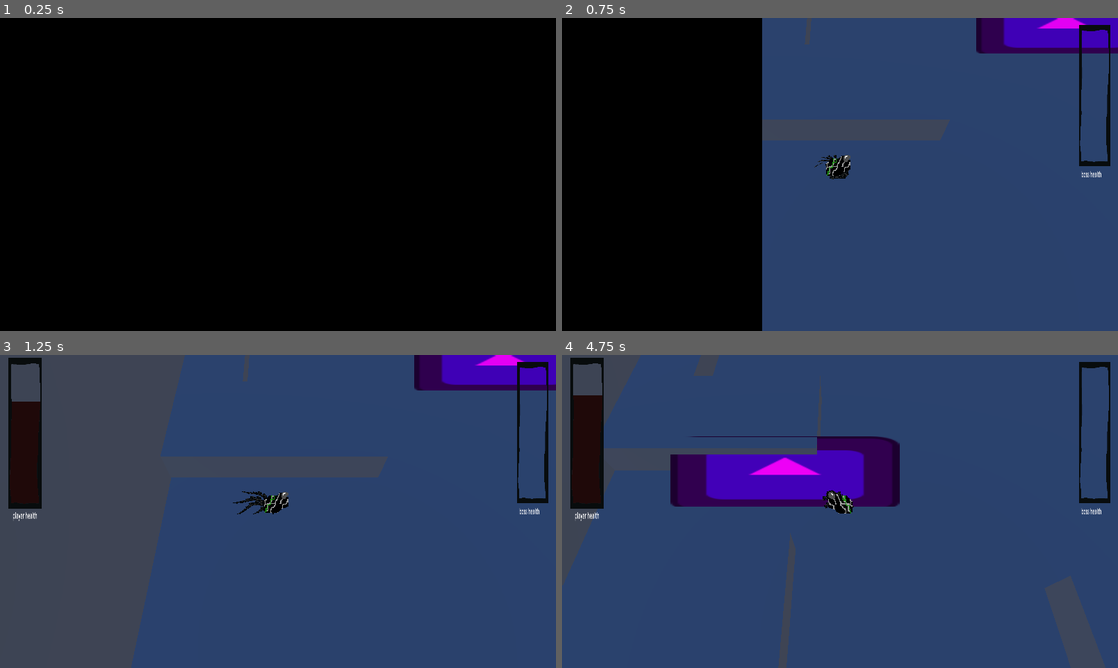
Above: before the commit, frames 1-4 (two rows, left to right).
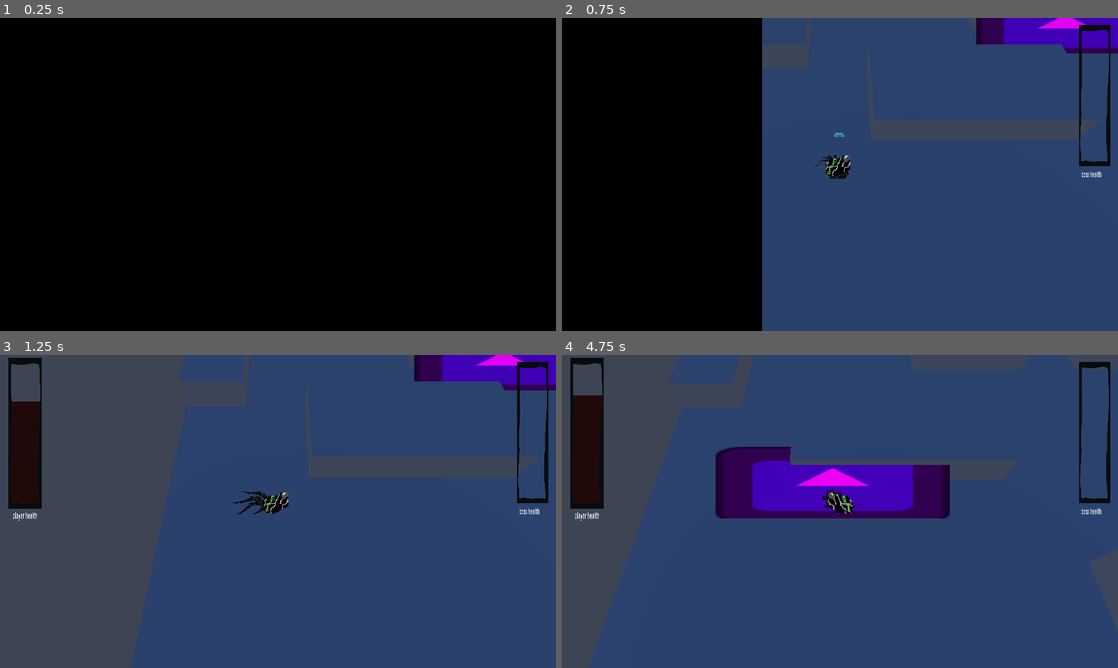
Above: after the commit, the same moments.

Repository: Area9579/Haustoria
Game: Godot game, scene res://Scenes/main.tscn
The game is run twice, just before and just after one commit, with the same random seed, the same clock (stepped at 60 frames per second) and the same inputs. The engine's default icon, where the game draws it, is replaced by a stand-in: a white triangle on a blue panel in a dark square.
Inputs (mouse positions are in pixels of both pictures, inside the frame that each line leads up to):
- Up to frame 1 (0.25 s): no input
- Up to frame 2 (0.75 s): move the mouse to (962, 158) at 0.52 s; press the mouse at (962, 158) at 0.53 s
- Up to frame 3 (1.25 s): no input
- Up to frame 4 (4.75 s): move the mouse to (728, 527) at 1.27 s; release the mouse at (728, 527) at 1.28 s; click (728, 527) at 1.35 s; move the mouse to (895, 442) at 2.02 s; press the mouse at (895, 442) at 2.03 s; right-click (895, 442) at 2.1 s; move the mouse to (812, 574) at 2.77 s; release the mouse at (812, 574) at 2.78 s; click (812, 574) at 2.85 s; move the mouse to (1006, 558) at 3.52 s; press the mouse at (1006, 558) at 3.53 s; move the mouse to (673, 464) at 4.27 s; release the mouse at (673, 464) at 4.28 s; right-click (673, 464) at 4.35 s; click (673, 464) at 4.55 s

Frame 1 is identical in both runs. In frame 2, 0.5% of the frame differs, in the area x 43-91%, y 8-38%; in frame 3, 1.0%; in frame 4, 18%, in the area x 0-70%, y 0-100%.

Commit message:
Level set up for initial feedback and testing

Diff:
--- a/Scenes/main.tscn
+++ b/Scenes/main.tscn
@@ -56,6 +56,12 @@
 [node name="MeshInstance3D" parent="NavigationRegion3D/World Objects" instance=ExtResource("5_tgqm2")]
 transform = Transform3D(2, 0, 0, 0, 1, 0, 0, 0, 8, -14, 0, -9)
 
+[node name="MeshInstance3D13" parent="NavigationRegion3D/World Objects" instance=ExtResource("5_tgqm2")]
+transform = Transform3D(2, 0, 0, 0, 1, 0, 0, 0, 8, 0, 0, -11)
+
+[node name="MeshInstance3D14" parent="NavigationRegion3D/World Objects" instance=ExtResource("5_tgqm2")]
+transform = Transform3D(-8.74228e-08, 0, -8, 0, 1, 0, 2, 0, -3.49691e-07, 7, 0, -8)
+
 [node name="MeshInstance3D7" parent="NavigationRegion3D/World Objects" instance=ExtResource("5_tgqm2")]
 transform = Transform3D(2, 0, 0, 0, 1, 0, 0, 0, 8, 14, 0, 3)
 
@@ -66,19 +72,19 @@
 transform = Transform3D(-8.74228e-08, 0, 8, 0, 1, 0, -2, 0, -3.49691e-07, -11, 0, -14)
 
 [node name="MeshInstance3D3" parent="NavigationRegion3D/World Objects" instance=ExtResource("3_s7ccd")]
-transform = Transform3D(-1.31134e-07, 0, 6, 0, 1, 0, -3, 0, -2.62268e-07, -12, 0, -3.5)
+transform = Transform3D(-1.31134e-07, 0, 6, 0, 1, 0, -3, 0, -2.62268e-07, -8, 0, -3.5)
 
 [node name="MeshInstance3D9" parent="NavigationRegion3D/World Objects" instance=ExtResource("3_s7ccd")]
-transform = Transform3D(-1.31134e-07, 0, 6, 0, 1, 0, -3, 0, -2.62268e-07, -0.5, 0, 3)
+transform = Transform3D(-1.31134e-07, 0, 6, 0, 1, 0, -3, 0, -2.62268e-07, -0.5, 0, 2)
 
 [node name="MeshInstance3D10" parent="NavigationRegion3D/World Objects" instance=ExtResource("3_s7ccd")]
-transform = Transform3D(3, 0, 0, 0, 1, 0, 0, 0, 6, 4, 0, 4.5)
+transform = Transform3D(3, 0, 0, 0, 1, 0, 0, 0, 6, 4, 0, 3.5)
 
 [node name="MeshInstance3D11" parent="NavigationRegion3D/World Objects" instance=ExtResource("3_s7ccd")]
-transform = Transform3D(3.93402e-07, 0, -6, 0, 1, 0, 3, 0, 7.86805e-07, -1, 0, 11.5)
+transform = Transform3D(3.93402e-07, 0, -6, 0, 1, 0, 3, 0, 7.86805e-07, -1, 0, 10.5)
 
 [node name="MeshInstance3D12" parent="NavigationRegion3D/World Objects" instance=ExtResource("3_s7ccd")]
-transform = Transform3D(-3, 0, -5.24537e-07, 0, 1, 0, 2.62268e-07, 0, -6, -5.5, 0, 10)
+transform = Transform3D(-3, 0, -5.24537e-07, 0, 1, 0, 2.62268e-07, 0, -6, -5.5, 0, 9)
 
 [node name="MeshInstance3D4" parent="NavigationRegion3D/World Objects" instance=ExtResource("3_s7ccd")]
 transform = Transform3D(3, 0, 0, 0, 1, 0, 0, 0, 10, -11, 0, 5.5)
@@ -88,6 +94,9 @@
 
 [node name="MeshInstance3D6" parent="NavigationRegion3D/World Objects" instance=ExtResource("3_bb7qa")]
 transform = Transform3D(4, 0, 0, 0, 1, 0, 0, 0, 4, 9, 0, -3)
+
+[node name="MeshInstance3D15" parent="NavigationRegion3D/World Objects" instance=ExtResource("3_bb7qa")]
+transform = Transform3D(4, 0, 0, 0, 1, 0, 0, 0, 4, -5, 0, -9)
 
 [node name="MobileEnemy" parent="." instance=ExtResource("6_u4pk0")]
 transform = Transform3D(1, 0, 0, 0, 1, 0, 0, 0, 1, 0, 0, -6.53397)
--- a/Scripts/player.gd
+++ b/Scripts/player.gd
@@ -9,7 +9,7 @@
 var clickPositionz
 var frozen = false
 
-const SPEED = 10.0 #used for launching speed
+const SPEED = 2.0 #used for launching speed
 const JUMP_VELOCITY = 4.5
 const BOUNCE_MULTIPLIER = 5.0 #how much the player bounces off surfaces
 const VELOCITY_MULTIPLIER = 30.0 #used to calculate how snappy the drag is
@@ -17,7 +17,7 @@
 var oldMousePosition: Vector3
 var oldGrabPosition: Vector2
 var oldPlayerPosition: Vector3
-var mouseVelocity: Vector3
+var launchVelocity: Vector3
 
 func _physics_process(delta: float) -> void:
 	$Limbs.rotation.y = getDirectionVector().angle()
@@ -40,11 +40,11 @@
 
 
 	if Input.is_action_pressed("Left Click"): #as you hold the mouse button drag the player
-		getMouseVelocity()
+		launch()
 		dragSelf()
 
 	if Input.is_action_just_released("Left Click") and dashCooldown.is_stopped():
-		velocity = mouseVelocity
+		velocity = launchVelocity
 		dashCooldown.start()
 
 	#move using velocity and check to bounce off surfaces
@@ -113,8 +113,8 @@
 	else:
 		return Vector2(getMouseWorldPosition().x-position.x,getMouseWorldPosition().z-position.z)
 
-func getMouseVelocity(): #gets the velocity of the mouse to launch the player in
-	mouseVelocity = -Vector3(Input.get_last_mouse_velocity().x/1000,0,Input.get_last_mouse_velocity().y/1000) * SPEED
+func launch(): #gets the velocity of the mouse to launch the player in
+	launchVelocity = velocity * SPEED
 
 func attack(): #put tween position as a parameter
 	#might want to tween to the right position to attack and fit the animation.
